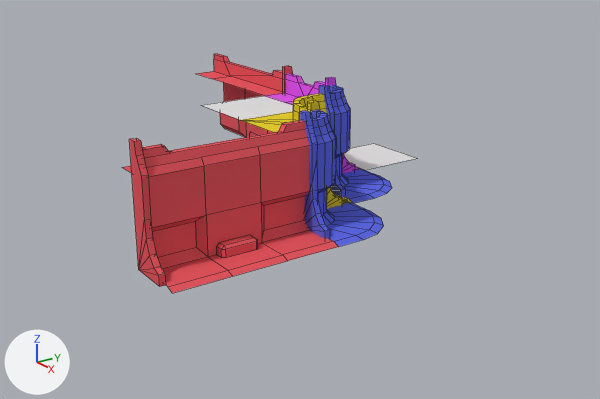
Renders of the Blender file wall_001.blend from each side of a commit.
Both versions are drawn from a 50 mm camera at (18.2, -12.3, 6.9) aimed at (0.6, 0.1, -0.6). Arrows for +X, +Y and +Z are at lower left; the lights stay in place. Mesh edges are drawn as thin lines.

Script lines for the objects in view, before the commit:
```python
me_cube_001 = bpy.data.meshes.new('Cube.001')
me_cube_001.from_pydata(...)  # 117 vertices, 101 faces, 2 loose edges; spans x -1.0..1.0, y -0.07..1.99, z 0.0..2.74
me_cube_001.materials.append(mat_blue)  # blue #606be7
me_cube_002 = bpy.data.meshes.new('Cube.002')
me_cube_002.from_pydata(...)  # 115 vertices, 101 faces, 2 loose edges; spans x 1.0..3.07, y -2.0..0.0, z 0.0..2.74
me_cube_002.polygons.foreach_set('use_smooth', [True] * 101)
me_cube_002.materials.append(mat_yellow)  # yellow #e7cf30
me_cube_004 = bpy.data.meshes.new('Cube.004')
me_cube_004.from_pydata(...)  # 95 vertices, 70 faces, 2 loose edges; spans x -1.0..1.0, y -0.07..4.0, z 0.0..2.74
me_cube_004.materials.append(mat_red)  # red #e75962
me_plane = bpy.data.meshes.new('Plane')
me_plane.from_pydata([(-1.0, -1.0, 0.0), (1.0, -1.0, 0.0), (-1.0, 1.0, 0.0), (1.0, 1.0, 0.0)], [], [(0, 1, 3, 2)])
me_plane_001 = bpy.data.meshes.new('Plane.001')
me_plane_001.from_pydata([(-1.0, -1.0, 0.0), (1.0, -1.0, 0.0), (-1.0, 1.0, 0.0), (1.0, 1.0, 0.0)], [], [(0, 1, 3, 2)])
ob_cube_001 = bpy.data.objects.new('Cube.001', me_cube_004)
ob_cube_001.location = (-1.0, 1.0, 0.0)
ob_cube_001.rotation_euler = (0.0, 0.0, 1.571)  # degrees (0, 0, 90)
ob_cube_003 = bpy.data.objects.new('Cube.003', me_cube_002)
ob_cube_003.location = (0.0, 0.0, 0.0)
ob_cube_004 = bpy.data.objects.new('Cube.004', me_cube_001)
ob_cube_004.location = (4.0, -2.0, 0.0)
ob_cube_005 = bpy.data.objects.new('Cube.005', me_cube_004)
ob_cube_005.location = (4.0, -6.0, 0.0)
ob_plane = bpy.data.objects.new('Plane', me_plane)
ob_plane.location = (0.0, 3.0, 0.0)
ob_plane_001 = bpy.data.objects.new('Plane.001', me_plane_001)
ob_plane_001.location = (0.0, -1.0, 2.0)
# also in view: 'Cube' at (0.0, 1.0, 1.4); 'Cube.002' at (2.0, 1.0, 1.4)
```
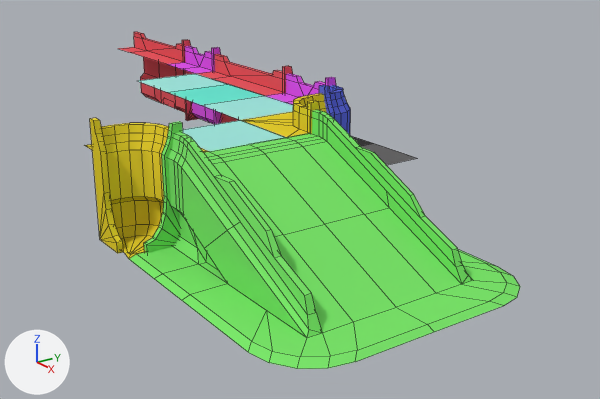
Changed parts and their boxes (x1, y1, x2, y2) in the pictures (600 x 399 px):
'Cube.005', reshaped, moved (80% wider, 49% taller): before (122, 120, 339, 293); after (129, 110, 520, 369)
'Cube.004', reshaped, moved, turned: before (300, 110, 384, 246); after (84, 118, 209, 259)
'Cube.007', added: after (118, 32, 199, 121)
'Plane.006', added (cyan): after (182, 120, 286, 151)
'Plane.001', recoloured (white to cyan): (202, 96, 293, 120) in both
'Cube.006', added: after (167, 46, 221, 124)
'Plane', recoloured (white to grey): (344, 143, 416, 170) in both
'Plane.002', added (cyan): after (168, 84, 264, 105)
'Plane.003', added (cyan): after (138, 74, 226, 92)
'Plane.004', added: after (350, 135, 373, 146)
'Cube.002', unchanged, covered by the edit: before (319, 85, 392, 203); after (319, 85, 350, 135)

The change, as a diff of the scene's bpy script:
```diff
--- a/wall_001.blend.py
+++ b/wall_001.blend.py
@@ me_plane @@
 me_plane.from_pydata(...)  # 4 vertices, 1 face; spans x -1.0..1.0, y -1.0..1.0, z 0.0
+me_plane.materials.append(mat_dark)  # dark grey #686868
@@ me_plane_001 @@
 me_plane_001.from_pydata(...)  # 4 vertices, 1 face; spans x -1.0..1.0, y -1.0..1.0, z 0.0
+me_plane_001.materials.append(mat_tial)  # cyan #a1e7de
@@ me_cube_009 @@
+me_cube_009.from_pydata(...)  # 211 vertices, 181 faces, 12 loose edges; spans x -0.07..5.99, y 0.0..6.0, z 0.0..2.74
+me_cube_009.materials.append(mat_green)  # green #7ce76c
@@ me_cube_008 @@
+me_cube_008 = me_cube_002.copy(); me_cube_008.name = 'Cube.008'  # the mesh of ob_cube_003
@@ me_plane_004 @@
+me_plane_004.from_pydata([(-1.0, -1.0, 0.0), (1.0, -1.0, 0.0), (-1.0, 1.0, 0.0), (1.0, 1.0, 0.0)], [], [(0, 1, 3, 2)])
+me_plane_004.materials.append(mat_dark_black)  # black #3a3a3a
@@ me_plane_002 @@
+me_plane_002.from_pydata([(-1.0, -1.0, 0.0), (1.0, -1.0, 0.0), (-1.0, 1.0, 0.0), (1.0, 1.0, 0.0)], [], [(0, 1, 3, 2)])
+me_plane_002.materials.append(mat_teal_dark)  # cyan #6be7d2
@@ ob_cube_004 @@
-ob_cube_004 = bpy.data.objects.new('Cube.004', me_cube_001)
-ob_cube_004.location = (4.0, -2.0, 0.0)
+ob_cube_004 = bpy.data.objects.new('Cube.004', me_cube_008)
+ob_cube_004.location = (3.0, -3.0, 0.0)
+ob_cube_004.rotation_euler = (0.0, 0.0, 4.712)  # degrees (0, 0, 270)
@@ ob_cube_005 @@
-ob_cube_005 = bpy.data.objects.new('Cube.005', me_cube_004)
-ob_cube_005.location = (4.0, -6.0, 0.0)
+ob_cube_005 = bpy.data.objects.new('Cube.005', me_cube_009)
+ob_cube_005.location = (3.0, -6.0, 0.0)
@@ ob_plane_006 @@
+ob_plane_006 = bpy.data.objects.new('Plane.006', me_plane_001.copy())  # the mesh of ob_plane_001
+ob_plane_006.location = (2.0, -3.0, 2.0)
@@ ob_plane_004 @@
+ob_plane_004 = bpy.data.objects.new('Plane.004', me_plane_004)
+ob_plane_004.location = (-2.0, 3.0, 0.0)
@@ ob_plane_003 @@
+ob_plane_003 = bpy.data.objects.new('Plane.003', me_plane_001.copy())  # the mesh of ob_plane_001
+ob_plane_003.location = (-4.0, -1.0, 2.0)
@@ ob_plane_002 @@
+ob_plane_002 = bpy.data.objects.new('Plane.002', me_plane_002)
+ob_plane_002.location = (-2.0, -1.0, 2.0)
@@ ob_cube_007 @@
+ob_cube_007 = bpy.data.objects.new('Cube.007', me_cube_004.copy())  # the mesh of ob_cube_005
+ob_cube_007.location = (-7.0, 1.0, 0.0)
+ob_cube_007.rotation_euler = (0.0, 0.0, 1.571)  # degrees (0, 0, 90)
@@ ob_cube_006 @@
+ob_cube_006 = bpy.data.objects.new('Cube.006', me_cube.copy())  # the mesh of ob_cube
+ob_cube_006.location = (-5.0, 1.0, 0.0)
+ob_cube_006.rotation_euler = (0.0, 0.0, 1.571)  # degrees (0, 0, 90)
```
